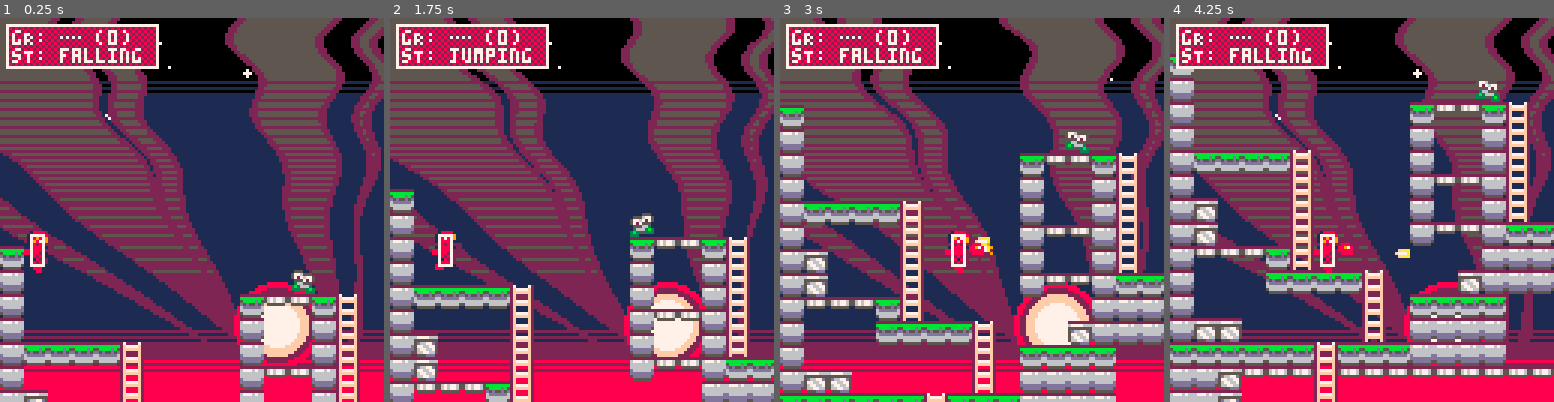
Above: before the commit, frames 1-4 (left to right).
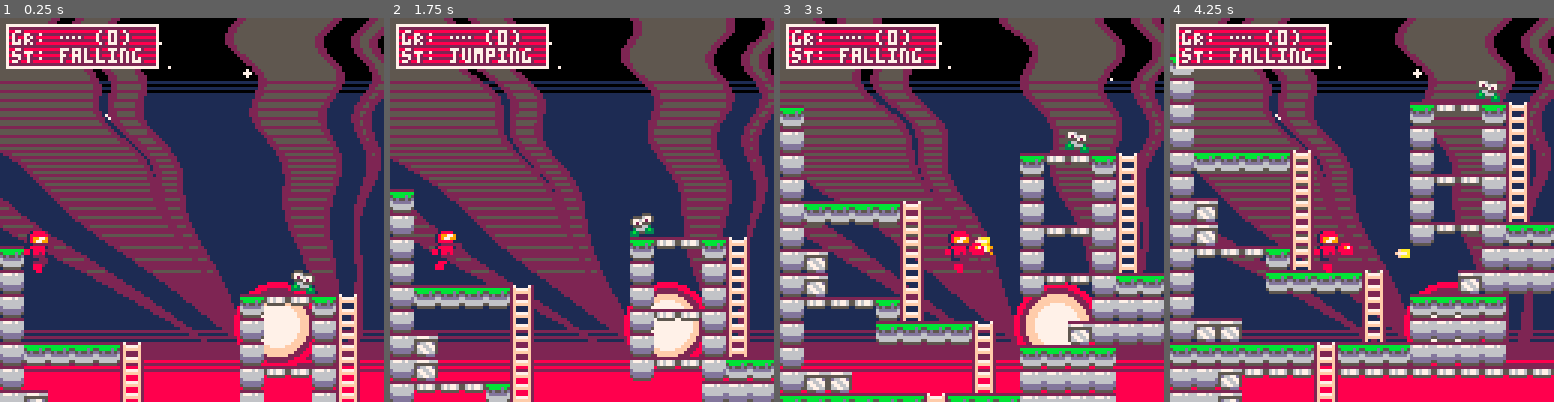
Above: after the commit, the same moments.

Repository: whckmstrjck/picoboy
Game: PICO-8 cartridge picoboy.p8
Same seed, same stepped clock (60 frames per second), same inputs: the game is played once before the commit and once after it.
Inputs:
- Up to frame 1 (0.25 s): no input
- Up to frame 2 (1.75 s): tap X (X key) at 0.33, 1.07 s; tap O (Z key) at 0.7, 1.7 s; hold Right from 1.6 s (still down)
- Up to frame 3 (3 s): tap X (X key) at 1.85, 2.97 s; release Right at 2.1 s; tap O (Z key) at 2.1, 2.5, 2.9 s; hold Up 2.15-2.42 s; hold Right from 2.47 s (still down)
- Up to frame 4 (4.25 s): release Right at 3.03 s; hold Left 3.08-3.58 s; tap O (Z key) at 3.3, 3.7, 4.1 s; hold Down 3.63-3.97 s; hold Right from 4.02 s (still down); tap X (X key) at 4.08 s

The runs differ from the first frame. In frame 1, 1.8% of the frame differs, in the area x 2-41%, y 2-65%; in frame 2, 1.8%; in frame 3, 1.8%; in frame 4, 1.8%.

Commit message:
Adjust coyote frame count and enhance player state transitions with debug logging

Diff:
--- a/lua/classes/player.lua
+++ b/lua/classes/player.lua
@@ -15,7 +15,7 @@
   gravity = .14,
   grounded = nil, -- nil, solid, semisolid, ladder, coyote
   coyote_time = 0,
-  coyote_frame_count = 3,
+  coyote_frame_count = 2,
 
   shooting = 0,
   shooting_dur = 26,
@@ -53,6 +53,11 @@
           end
         end
 
+        if not ladder_x then
+          set_state(_ENV, 'default')
+          return
+        end
+
         y += 3
         x = ladder_x + 1.5
       else
@@ -82,7 +87,6 @@
     if new_state == 'falling' then
       vy = 1.2
 
-      log(state)
       if state == 'default' then
         grounded = 'coyote'
         coyote_time = coyote_frame_count
@@ -176,7 +180,10 @@
 
   -- FALLING STATE
   state_falling = function(_ENV)
-    if try_jump(_ENV) then return end
+    if try_jump(_ENV) then
+      log('COYOTE JUMP')
+      return
+    end
     if try_climb_up(_ENV) then return end
 
     if grounded and grounded != 'coyote' then
@@ -243,7 +250,7 @@
     return will_climb_down
   end,
 
-  -- shooting
+  -- SHOOTING
   shoot = function(_ENV)
     if btnp(❎) and #shots < shots_limit then
       sfx(0)
@@ -283,7 +290,7 @@
     end
   end,
 
-  -- draw
+  -- DRAW METHODS
   draw_shots = function(_ENV)
     for shot in all(shots) do
       spr(15, shot.x + (flipped and -3 or -4), shot.y - 1, 1, 1, shot.flipped)
@@ -352,12 +359,14 @@
 
     draw_cannon(_ENV)
   end,
+
+  -- DEBUG DRAW METHODS
   draw_debug = function(_ENV)
     -- draw collider
-    fillp(▒)
-    rectfill(x, y, x + width - 1, y + height - 1, 8)
-    fillp()
-    rect(x, y, x + width - 1, y + height - 1, 7)
+    -- fillp(▒)
+    -- rectfill(x, y, x + width - 1, y + height - 1, 8)
+    -- fillp()
+    -- rect(x, y, x + width - 1, y + height - 1, 7)
   end,
   draw_debug_static = function(_ENV)
     -- draw state and grounded info
@@ -380,10 +389,11 @@
     grounded_str = grounded_str .. ' (' .. coyote_time .. ')'
 
     rectfill(debug_x, debug_y, debug_x + debug_w, debug_y + debug_h, 2)
-    fillp(▒)
+    fillp(▤)
     rectfill(debug_x, debug_y, debug_x + debug_w, debug_y + debug_h, 8)
     fillp()
     rect(debug_x, debug_y, debug_x + debug_w, debug_y + debug_h, 7)
+    print('gR: ' .. grounded_str .. '\nsT: ' .. state, debug_x + 3, debug_y + 2, 2)
     print('gR: ' .. grounded_str .. '\nsT: ' .. state, debug_x + 2, debug_y + 2, 7)
   end
 })
Not shown, changed: the sound effects (__sfx__) section of picoboy.p8
